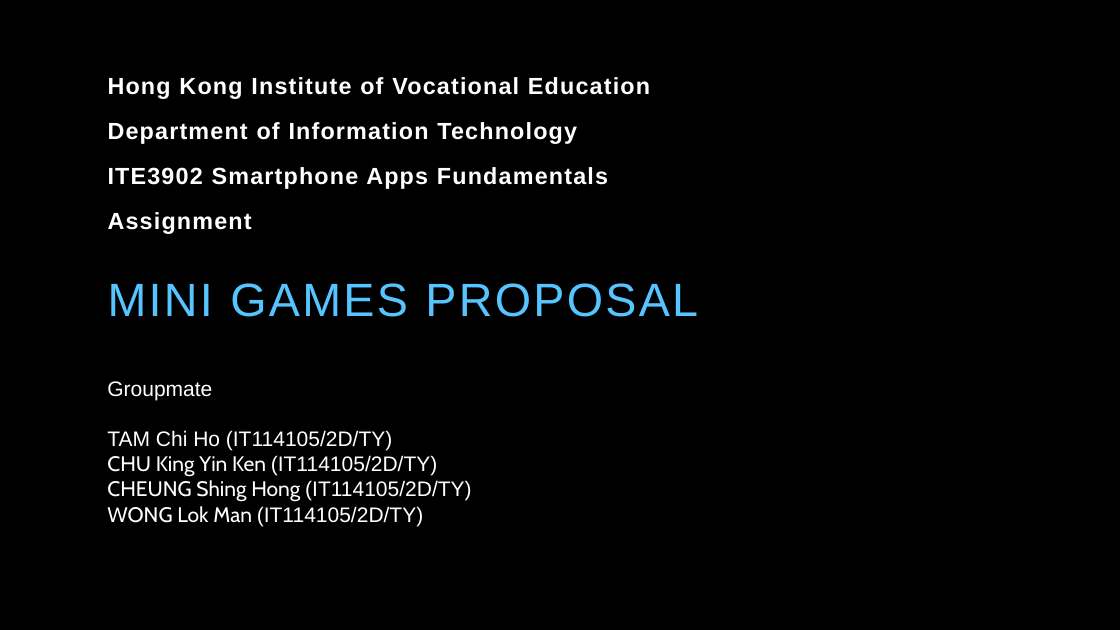
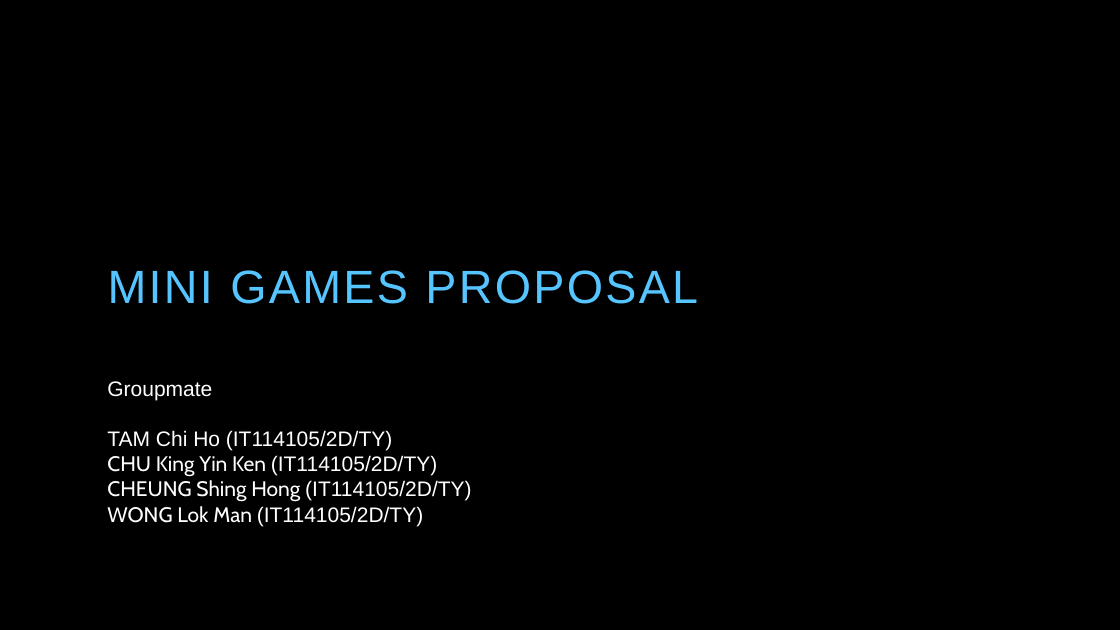
Before and after one commit to Phoenix68/MITAppInventor, a slide deck: slide 1 of Documentation/Proposal/GP_B22_Project.pptx. Drawn at 1120x630 pixels with LibreOffice and Linux fonts; fonts in the diff are those of the drawing; background and template pictures are left out. Boxes give left, top, right and bottom in pixels: in the first picture for what was removed or moved away, otherwise in the second. Text is boxed around its words. In the diff, an @@ line names an element or a change of style, - is before the commit and + after.

```diff
--- a/Documentation/Proposal/GP_B22_Project.pptx
+++ b/Documentation/Proposal/GP_B22_Project.pptx
@@ title removed at [108,77,650,234] @@
-Hong Kong Institute of Vocational Education
-Department of Information Technology
-ITE3902 Smartphone Apps Fundamentals
-Assignment
@@ subtitle "MINI GAMES PROPOSAL": place and size @@
-subtitle "MINI GAMES PROPOSAL" at [108,283,698,317]
+subtitle "MINI GAMES PROPOSAL" at [108,270,698,304]
@@ subtitle "MINI GAMES PROPOSAL" at [108,270,698,304]: line spacing 0.8 to 0.9 @@
```
Also in this commit, not shown: 3 other files.
